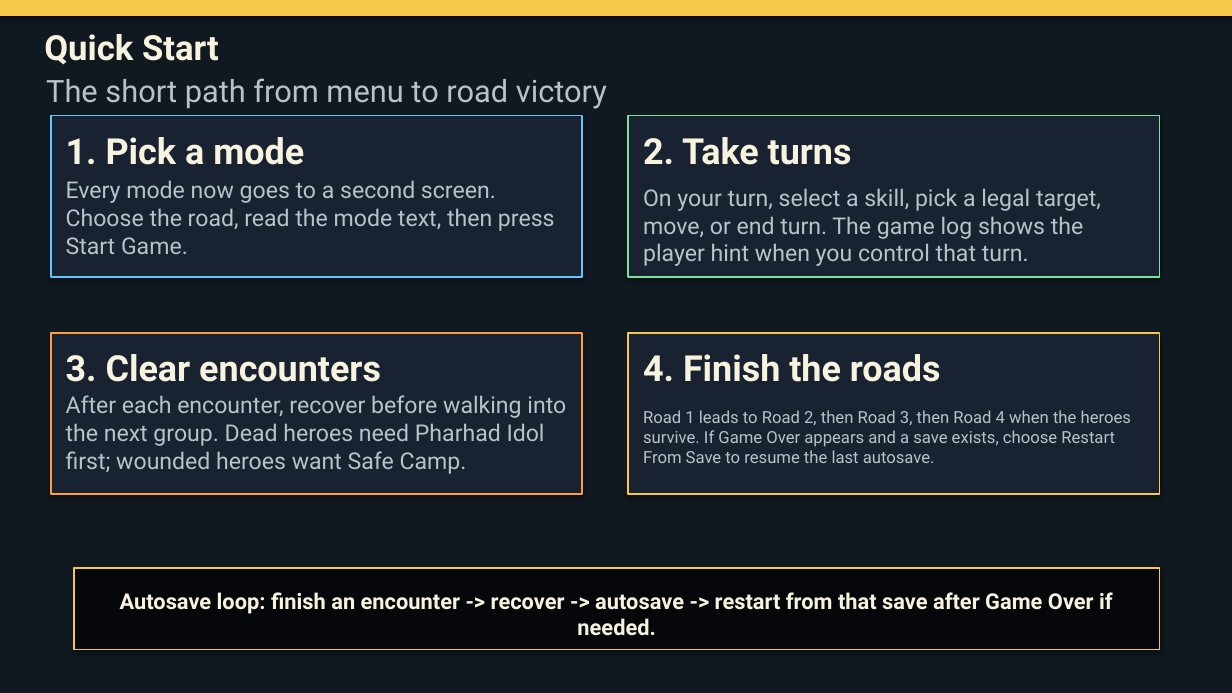
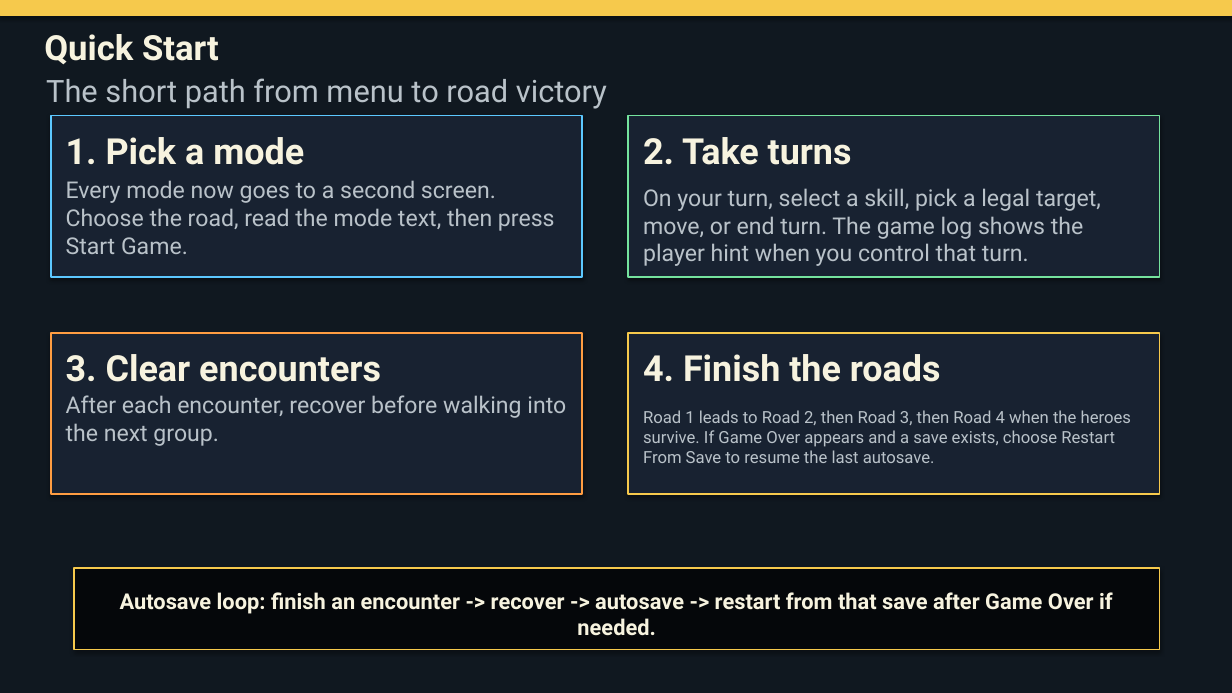
Before and after one commit to teymurianstudios/teymurian-studios, a slide deck: slide 2 of Pharhad_Road_Manual.pptx. Drawn at 1232x693 pixels with LibreOffice and Linux fonts; fonts in the diff are those of the drawing. Boxes give left, top, right and bottom in pixels: in the first picture for what was removed or moved away, otherwise in the second. Text is boxed around its words. In the diff, an @@ line names an element or a change of style, - is before the commit and + after.

```diff
--- a/Pharhad_Road_Manual.pptx
+++ b/Pharhad_Road_Manual.pptx
@@ text at <box>66,395,566,446</box>: text changed @@
-After each encounter, recover before walking into the next group. Dead heroes need Pharhad Idol first; wounded heroes want Safe Camp.
+After each encounter, recover before walking into the next group.
```
Also in this commit, not shown: 1 other slide changed, 1 slide added, 11 slides removed, 1 other file.
